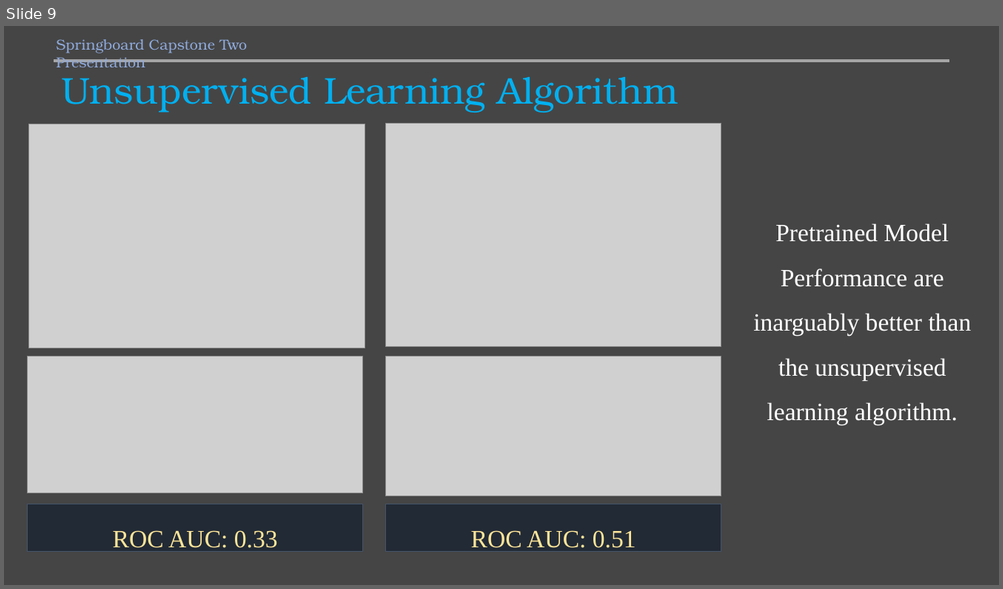
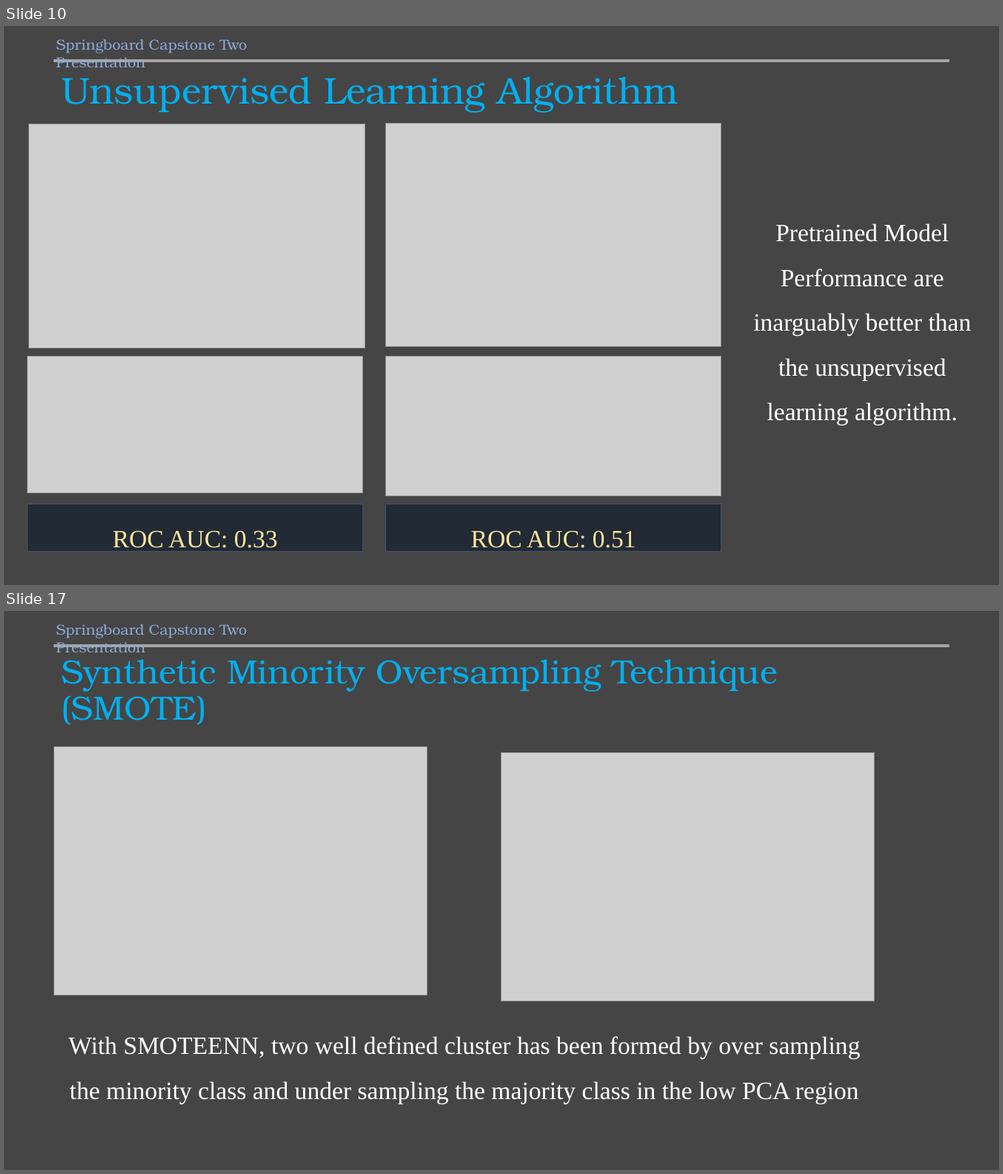
Before and after one commit to mamunm/sentiment_analysis, a slide deck: reports/sentiment_analysis.pptx. Shown one above the other, each under a label of ours: slide 9 before the commit, slides 10 and 17 after it; the slides between them are not shown. The pictures are 1003x589 and 1003x1174 pixels, drawn with LibreOffice and Linux fonts; fonts in the diff are those of the drawing; grey boxes stand for pictures. Boxes give left, top, right and bottom in pixels: in the first picture for what was removed or moved away, otherwise in the second. Text is boxed around its words. In the diff, an @@ line names an element or a change of style, - is before the commit and + after.

```diff
--- a/reports/sentiment_analysis.pptx
+++ b/reports/sentiment_analysis.pptx
@@ slide 17 added at (4, 611, 999, 1170), background #454545 @@
@@ text added at (56, 624, 247, 652), 14 pt, text #8FAADC @@
+Springboard Capstone Two Presentation
@@ line added from (54, 646) to (949, 646), #A5A5A5 3 pt @@
@@ title added at (61, 659, 777, 725), 32.4 pt, text #00B0F0 @@
+Synthetic Minority Oversampling Technique (SMOTE)
@@ picture added at (54, 747, 427, 995) @@
@@ picture added at (502, 753, 875, 1001) @@
@@ text added at (68, 1037, 859, 1104), 24 pt, text #FFFFFF @@
+With SMOTEENN, two well defined cluster has been formed by over sampling the minority class and under sampling the majority class in the low PCA region
@@ what was slide 9 is now slide 10 @@
```
Also in this commit, not shown: 1 slide changed, 9 other slides added, 3 slides removed, 16 other files.
